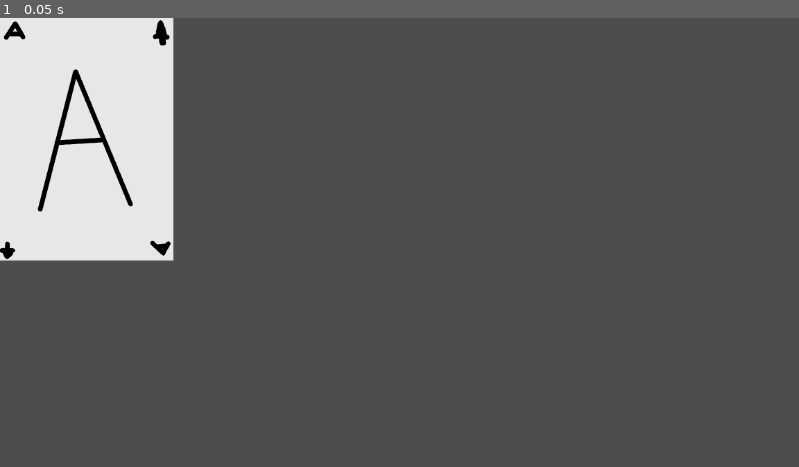
Above: before the commit, frame 1.
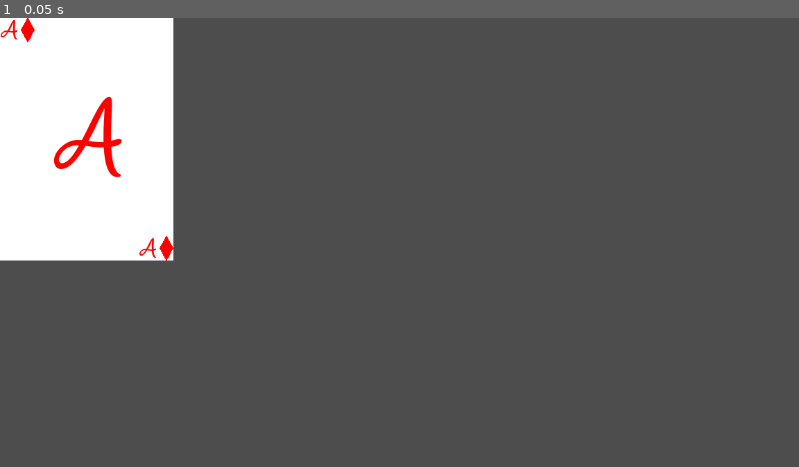
Above: after the commit, the same moment.

Repository: TiamatInteractive/Poker
Game: Godot game, scene res://interface/Card_Base.tscn
Same seed, same stepped clock (60 frames per second), same inputs: the game is played once before the commit and once after it. This scene is started directly instead of the project's main scene.
Inputs:
- Up to frame 1 (0.05 s): no input

The runs differ from the first frame. In frame 1, 1.2% of the frame differs, in the area x 0-22%, y 0-55%.

Commit message:
feat: completed base card base

Diff:
--- a/class/card.gd
+++ b/class/card.gd
@@ -11,3 +11,14 @@
 	if number>1:
 		return number
 	return 14
+
+func get_text()->String:
+	if get_value()<11:
+		return str(number)
+	if get_value()==11:
+		return "J"
+	if get_value()==12:
+		return "Q"
+	if get_value()==13:
+		return "K"
+	return "A"
--- a/class/packet.gd
+++ b/class/packet.gd
@@ -7,7 +7,7 @@
 
 func set_new_packet():
 	packet = []
-	var naipe = ["E","P","C","O"]
+	var naipe = ["D","S","C","H"]
 	for i in range(1,14):
 		for j in naipe:
 			packet.append(Card.new(i,j))
--- a/interface/Card_Base.gd
+++ b/interface/Card_Base.gd
@@ -3,5 +3,14 @@
 var card:Card
 
 func _ready():
-	card = Card.new(1,"E")
-	$card_sprite.texture = load("res://assets/image/"+card.color+str(card.number)+".png")
+	card = Card.new(1,"D")
+	if ["H", "D"].has(card.color):
+		$VBoxContainer/HBoxContainer2/DownLabel.label_settings = load("res://assets/fonts/red.tres")
+		$VBoxContainer/HBoxContainer3/MidLabel.label_settings = load("res://assets/fonts/red_big.tres")
+		$VBoxContainer/HBoxContainer/UpLabel.label_settings = load("res://assets/fonts/red.tres")
+	var text = card.color.to_upper()
+	$VBoxContainer/HBoxContainer/UpSymbol.texture = load("res://assets/image/"+card.color.to_upper()+".png")
+	$VBoxContainer/HBoxContainer2/DownSymbol.texture = load("res://assets/image/"+card.color.to_upper()+".png")
+	$VBoxContainer/HBoxContainer2/DownLabel.text = card.get_text()
+	$VBoxContainer/HBoxContainer3/MidLabel.text = card.get_text()
+	$VBoxContainer/HBoxContainer/UpLabel.text = card.get_text()
--- a/interface/Card_Base.tscn
+++ b/interface/Card_Base.tscn
@@ -1,6 +1,9 @@
-[gd_scene load_steps=2 format=3 uid="uid://dv8yaln1ybl5s"]
+[gd_scene load_steps=5 format=3 uid="uid://dv8yaln1ybl5s"]
 
 [ext_resource type="Script" path="res://interface/Card_Base.gd" id="1_45fh1"]
+[ext_resource type="Texture2D" uid="uid://dw2p2pjee8hys" path="res://assets/image/S.png" id="3_rlsnk"]
+[ext_resource type="LabelSettings" uid="uid://s41nt7bokng6" path="res://assets/fonts/black_big.tres" id="4_7shxv"]
+[ext_resource type="LabelSettings" uid="uid://dxqcv5rhki8oc" path="res://assets/fonts/black.tres" id="5_bo456"]
 
 [node name="Card" type="MarginContainer"]
 anchors_preset = 15
@@ -14,3 +17,65 @@
 
 [node name="card_sprite" type="Sprite2D" parent="."]
 position = Vector2(125, 175)
+
+[node name="ColorRect" type="ColorRect" parent="."]
+layout_mode = 2
+
+[node name="VBoxContainer" type="VBoxContainer" parent="."]
+layout_mode = 2
+
+[node name="HBoxContainer" type="HBoxContainer" parent="VBoxContainer"]
+layout_mode = 2
+
+[node name="UpLabel" type="Label" parent="VBoxContainer/HBoxContainer"]
+layout_mode = 2
+text = "A"
+label_settings = ExtResource("5_bo456")
+
+[node name="UpSymbol" type="TextureRect" parent="VBoxContainer/HBoxContainer"]
+layout_mode = 2
+texture = ExtResource("3_rlsnk")
+
+[node name="MarginContainer" type="MarginContainer" parent="VBoxContainer/HBoxContainer"]
+layout_mode = 2
+size_flags_horizontal = 3
+
+[node name="MarginContainer2" type="MarginContainer" parent="VBoxContainer"]
+layout_mode = 2
+size_flags_vertical = 3
+
+[node name="HBoxContainer3" type="HBoxContainer" parent="VBoxContainer"]
+layout_mode = 2
+
+[node name="MarginContainer" type="MarginContainer" parent="VBoxContainer/HBoxContainer3"]
+layout_mode = 2
+size_flags_horizontal = 3
+
+[node name="MidLabel" type="Label" parent="VBoxContainer/HBoxContainer3"]
+layout_mode = 2
+text = "A"
+label_settings = ExtResource("4_7shxv")
+
+[node name="MarginContainer2" type="MarginContainer" parent="VBoxContainer/HBoxContainer3"]
+layout_mode = 2
+size_flags_horizontal = 3
+
+[node name="MarginContainer" type="MarginContainer" parent="VBoxContainer"]
+layout_mode = 2
+size_flags_vertical = 3
+
+[node name="HBoxContainer2" type="HBoxContainer" parent="VBoxContainer"]
+layout_mode = 2
+
+[node name="MarginContainer" type="MarginContainer" parent="VBoxContainer/HBoxContainer2"]
+layout_mode = 2
+size_flags_horizontal = 3
+
+[node name="DownLabel" type="Label" parent="VBoxContainer/HBoxContainer2"]
+layout_mode = 2
+text = "A"
+label_settings = ExtResource("5_bo456")
+
+[node name="DownSymbol" type="TextureRect" parent="VBoxContainer/HBoxContainer2"]
+layout_mode = 2
+texture = ExtResource("3_rlsnk")
